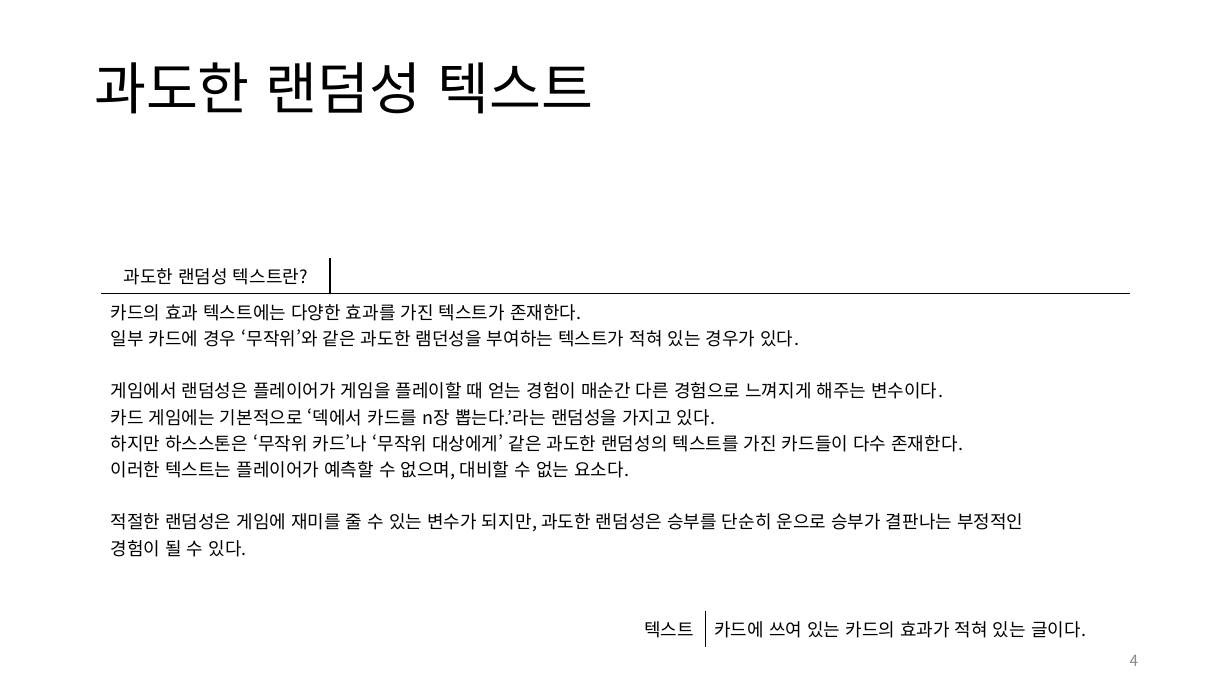
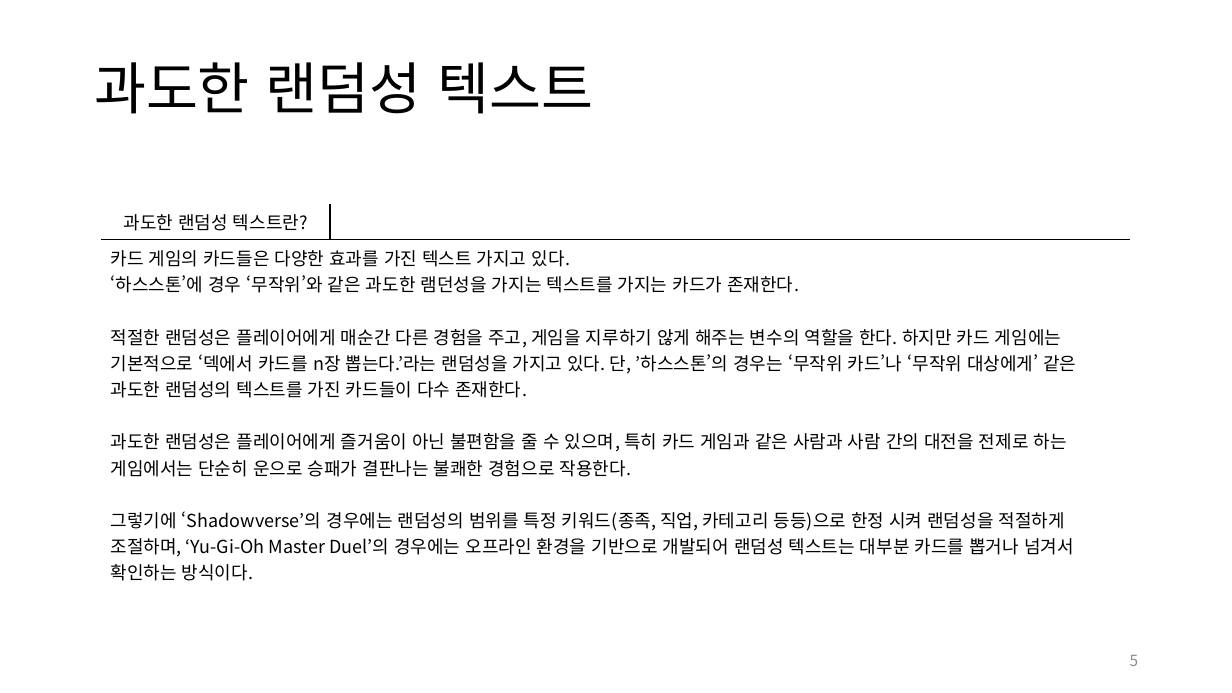
Before and after one commit to yjk0401/unityenginebasic_9th, a slide deck: slide 5 of 기획/하스스톤/카드게임(하스스톤,섀도우버스,yugioh masterduel) 분석서.pptx (slide 4 before the commit). Drawn at 1232x693 pixels with LibreOffice and Linux fonts; fonts in the diff are those of the drawing. Boxes give left, top, right and bottom in pixels: in the first picture for what was removed or moved away, otherwise in the second. Text is boxed around its words. In the diff, an @@ line names an element or a change of style, - is before the commit and + after.

```diff
--- a/기획/하스스톤/카드게임(하스스톤,섀도우버스,yugioh masterduel) 분석서.pptx
+++ b/기획/하스스톤/카드게임(하스스톤,섀도우버스,yugioh masterduel) 분석서.pptx
@@ table at box(102, 204, 1130, 585) @@
-row 2, column 1: 카드의 효과 텍스트에는 다양한 효과를 가진 텍스트가 존재한다. / 일부 카드에 경우 ‘무작위’와 같은 과도한 램던성을 부여하는 텍스트가 적혀 있는 경우가 있다. / 게임에서 랜덤성은 플레이어가 게임을 플레이할 때 얻는 경험이 매순간 다른 경험으로 느껴지게 해주는 변수이다. / 카드 게임에는 기본적으로 ‘덱에서 카드를 n장 뽑는다.’라는 랜덤성을 가지고 있다. / 하지만 하스스톤은 ‘무작위 카드’나 ‘무작위 대상에게’ 같은 과도한 랜덤성의 텍스트를 가진 카드들이 다수 존재한다. / 이러한 텍스트는 플레이어가 예측할 수 없으며, 대비할 수 없는 요소다. / 적절한 랜덤성은 게임에 재미를 줄 수 있는 변수가 되지만, 과도한 랜덤성은 승부를 단순히 운으로 승부가 결판나는 부정적인 / 경험이 될 수 있다.
+row 2, column 1: 카드 게임의 카드들은 다양한 효과를 가진 텍스트 가지고 있다. / ‘하스스톤’에 경우 ‘무작위’와 같은 과도한 램던성을 가지는 텍스트를 가지는 카드가 존재한다. / 적절한 랜덤성은 플레이어에게 매순간 다른 경험을 주고, 게임을 지루하기 않게 해주는 변수의 역할을 한다. 하지만 카드 게임에는 기본적으로 ‘덱에서 카드를 n장 뽑는다.’라는 랜덤성을 가지고 있다. 단, ’하스스톤’의 경우는 ‘무작위 카드’나 ‘무작위 대상에게’ 같은 과도한 랜덤성의 텍스트를 가진 카드들이 다수 존재한다. / 과도한 랜덤성은 플레이어에게 즐거움이 아닌 불편함을 줄 수 있으며, 특히 카드 게임과 같은 사람과 사람 간의 대전을 전제로 하는 게임에서는 단순히 운으로 승패가 결판나는 불쾌한 경험으로 작용한다. / 그렇기에 ‘Shadowverse’의 경우에는 랜덤성의 범위를 특정 키워드(종족, 직업, 카테고리 등등)으로 한정 시켜 랜덤성을 적절하게 조절하며, ‘Yu-Gi-Oh Master Duel’의 경우에는 오프라인 환경을 기반으로 개발되어 랜덤성 텍스트는 대부분 카드를 뽑거나 넘겨서 확인하는 방식이다.
@@ table: place and size @@
-table at box(102, 258, 1130, 561)
+table at box(102, 204, 1130, 585)
@@ table removed at box(633, 612, 1131, 643), 1 rows, 2 columns @@
-텍스트 | 카드에 쓰여 있는 카드의 효과가 적혀 있는 글이다.
@@ page number at box(1130, 655, 1139, 666): text changed @@
-4
+5
```
Also in this commit, not shown: 6 other slides changed, 2 slides removed, 17 other files.
